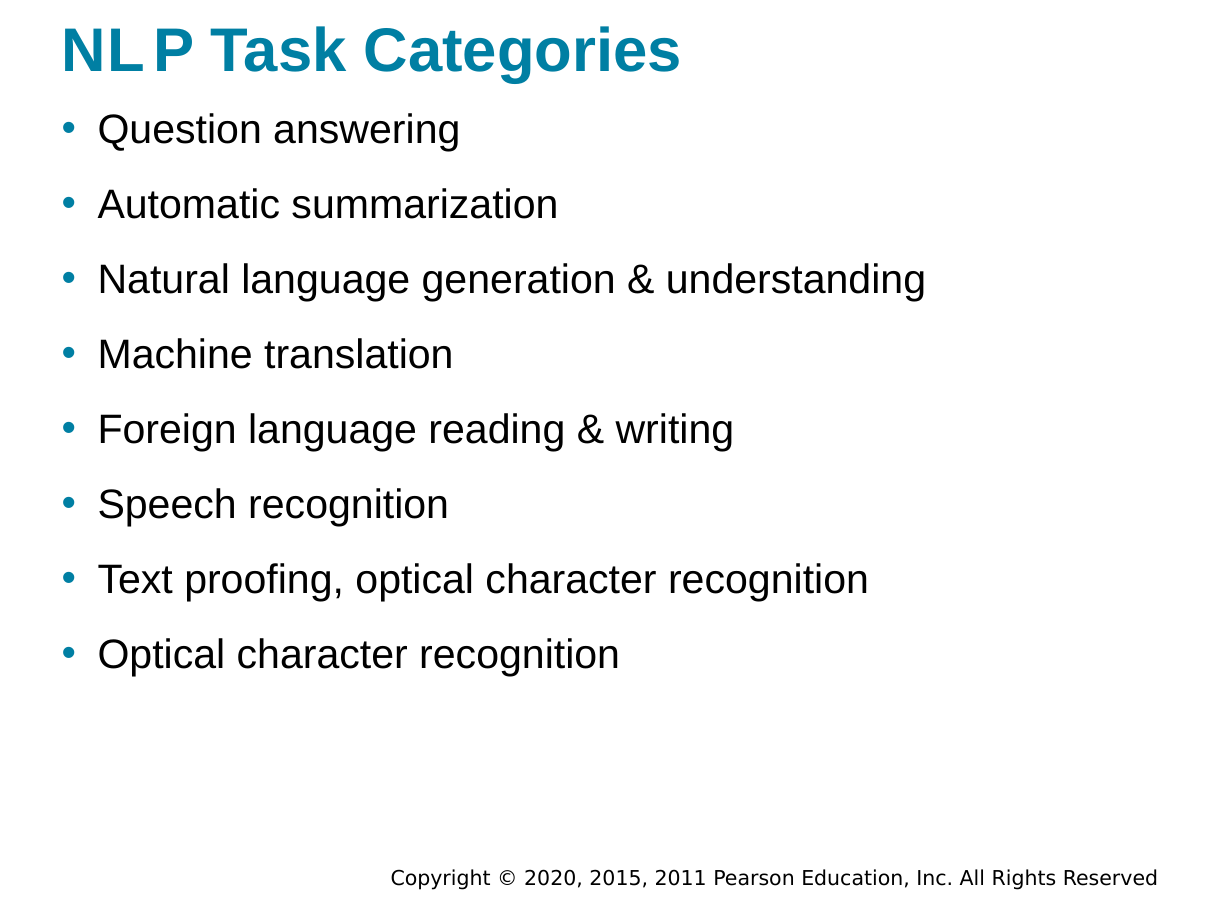
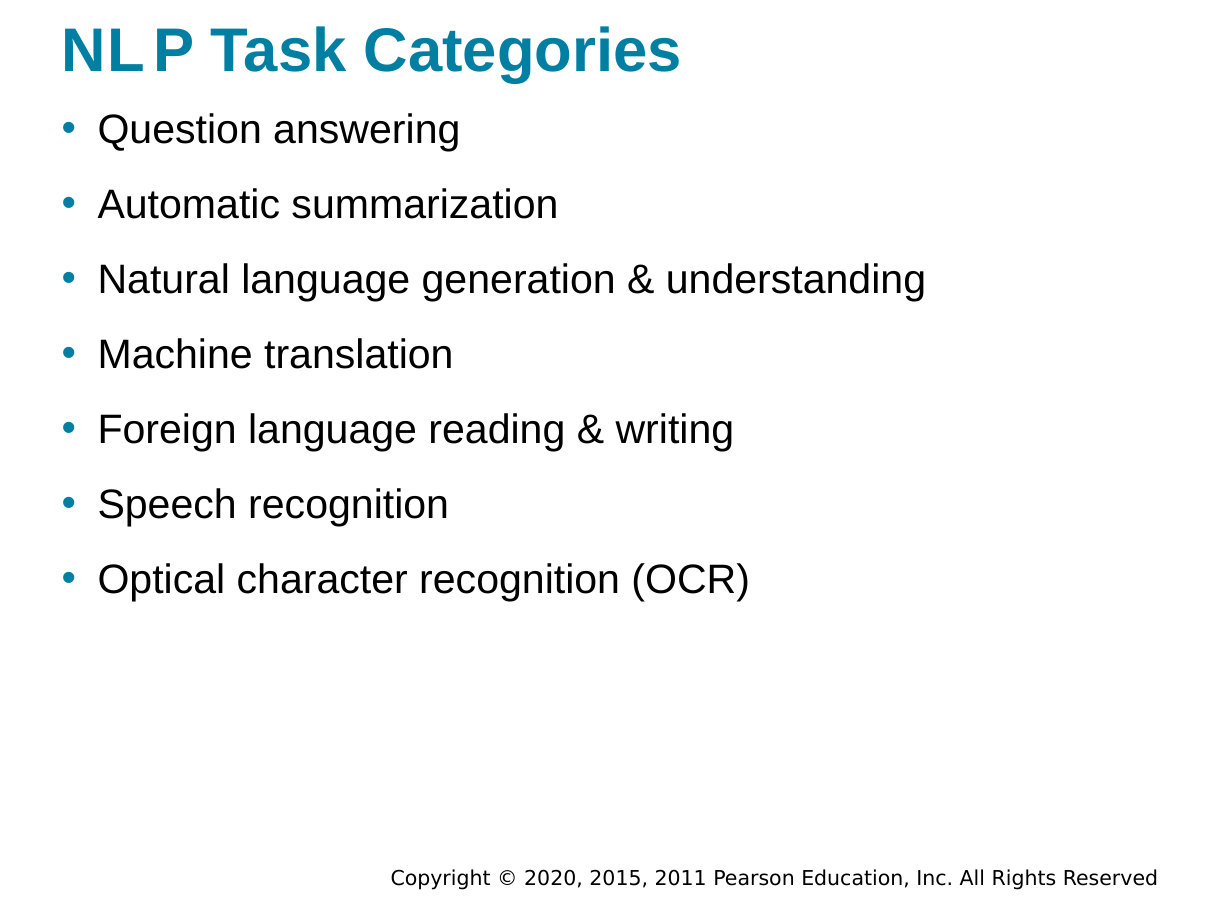
Before and after one commit to walkman617/DS2021, a slide deck: slide 16 of Slides/Sharda_11e_full_accessible_ppt_07.pptx. Drawn at 1232x924 pixels with LibreOffice and Linux fonts; fonts in the diff are those of the drawing; background and template pictures are left out. Boxes give left, top, right and bottom in pixels: in the first picture for what was removed or moved away, otherwise in the second. Text is boxed around its words. In the diff, an @@ line names an element or a change of style, - is before the commit and + after.

```diff
--- a/Slides/Sharda_11e_full_accessible_ppt_07.pptx
+++ b/Slides/Sharda_11e_full_accessible_ppt_07.pptx
@@ text at [98, 563, 750, 601]: text changed @@
-• Text proofing, optical character recognition
-• Optical character recognition
+• Optical character recognition (OCR)
```
Also in this commit, not shown: 1 other slide changed.
